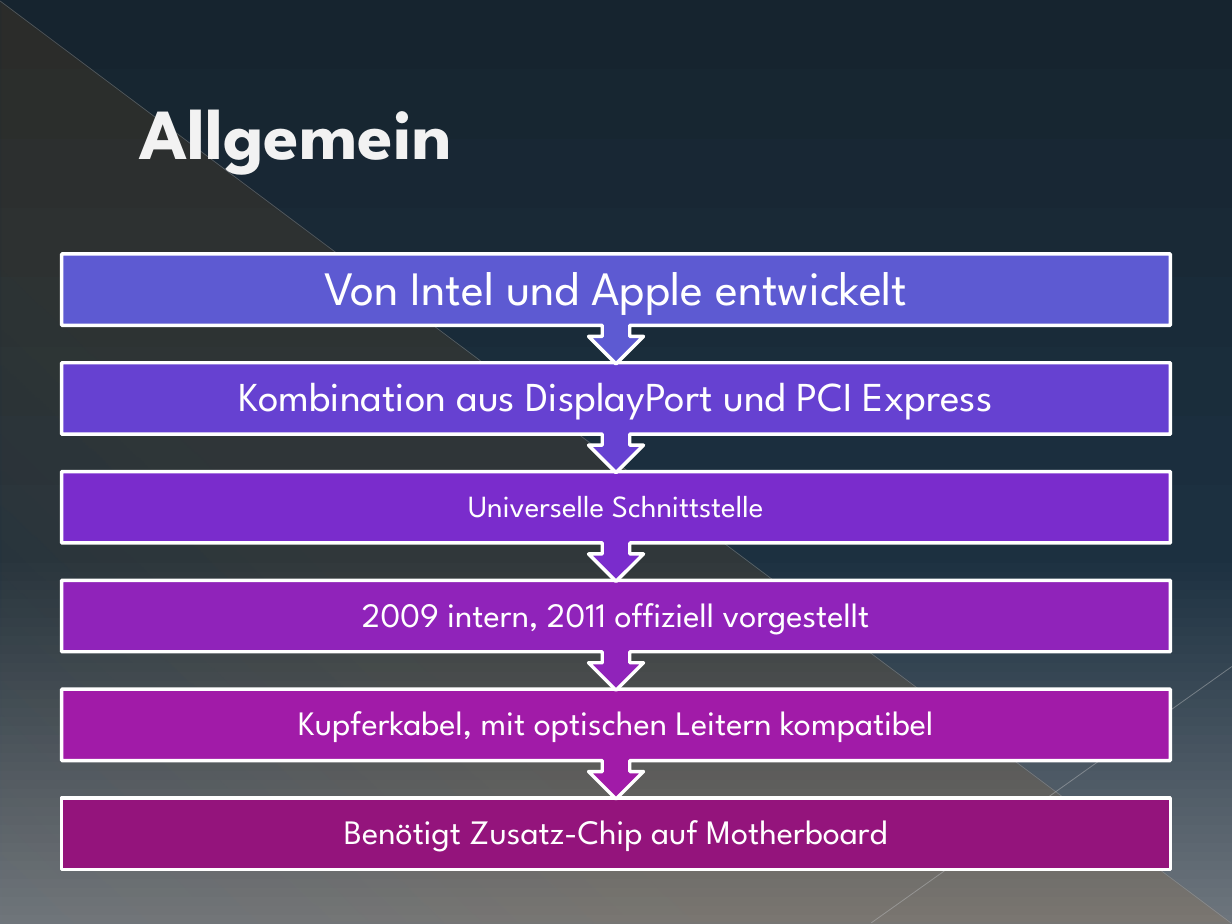
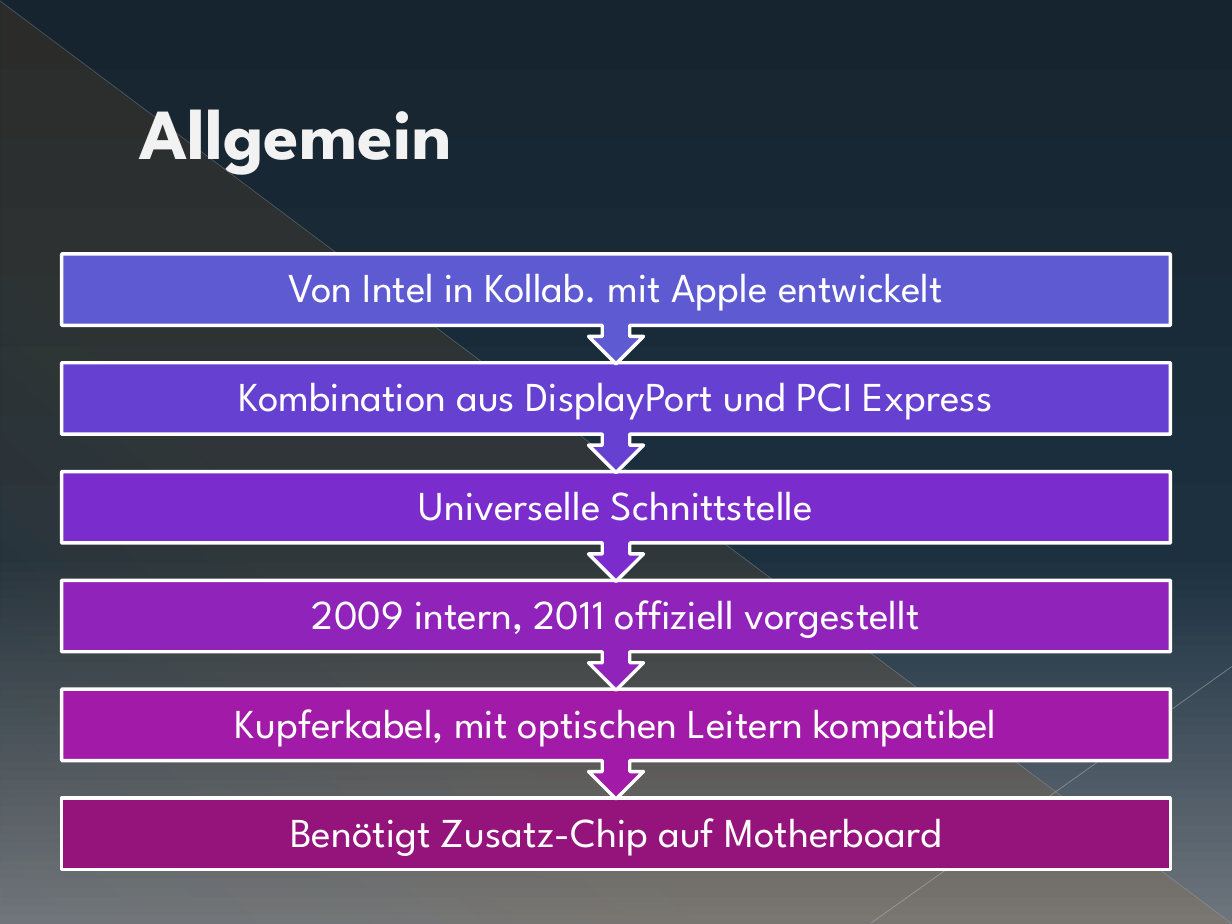
Before and after one commit to sewpalu/Compendia, a slide deck: slide 2 of doc/thunderbolt_presentation/Thunderbolt.pptx. Drawn at 1232x924 pixels with LibreOffice and Linux fonts; fonts in the diff are those of the drawing. Boxes give left, top, right and bottom in pixels: in the first picture for what was removed or moved away, otherwise in the second. Text is boxed around its words. In the diff, an @@ line names an element or a change of style, - is before the commit and + after.

```diff
--- a/doc/thunderbolt_presentation/Thunderbolt.pptx
+++ b/doc/thunderbolt_presentation/Thunderbolt.pptx
@@ text at (x1=289, y1=273, x2=943, y2=311): text changed; size 28 to 24 pt @@
-Von Intel und Apple entwickelt
+Von Intel in Kollab. mit Apple entwickelt
@@ text "Universelle Schnittstelle" at (x1=419, y1=491, x2=813, y2=521): size 18 to 24 pt; more space between paragraphs @@
@@ size 20 to 24 pt; more space between paragraphs in 3 elements at (x1=290, y1=818, x2=941, y2=856), (x1=235, y1=709, x2=997, y2=747), (x1=312, y1=600, x2=920, y2=638) @@
```
Also in this commit, not shown: 1 other slide changed.
